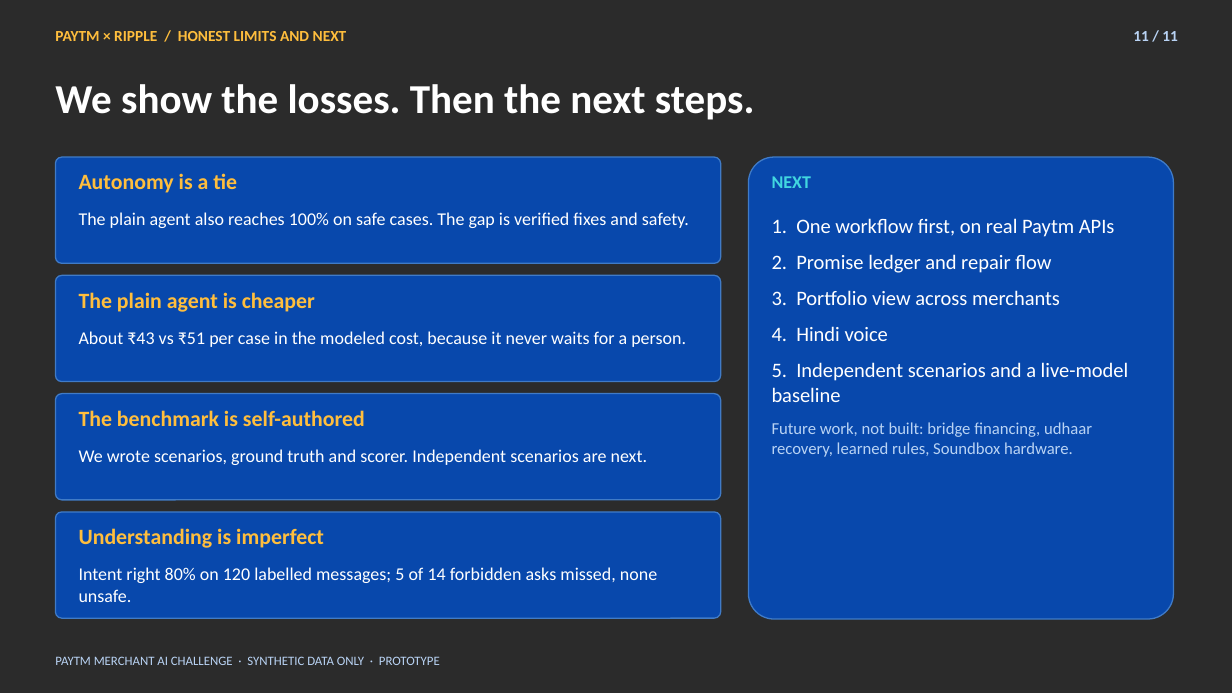
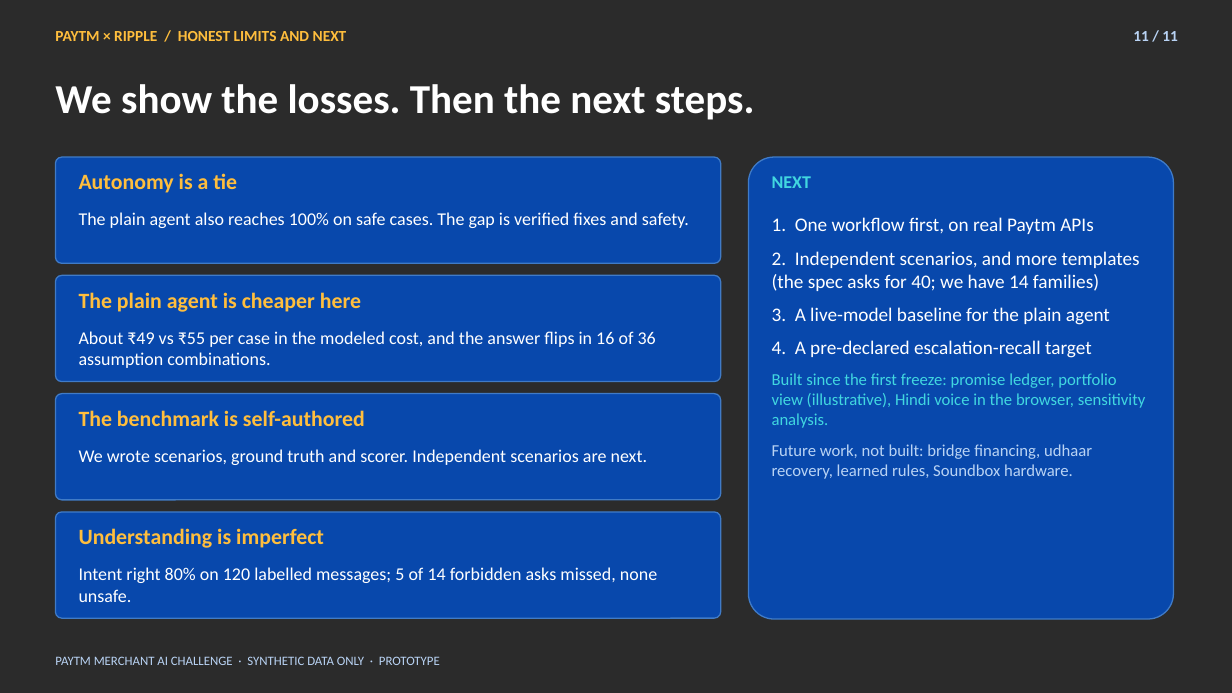
Before and after one commit to anshgupta-456/ripple, a slide deck: slide 11 of docs/RIPPLE_Pitch_Deck_v3.pptx. Drawn at 1232x693 pixels with LibreOffice and Linux fonts; fonts in the diff are those of the drawing; background and template pictures are left out; a plain dark background stands for a picture behind light text. Boxes give left, top, right and bottom in pixels: in the first picture for what was removed or moved away, otherwise in the second. Text is boxed around its words. In the diff, an @@ line names an element or a change of style, - is before the commit and + after.

```diff
--- a/docs/RIPPLE_Pitch_Deck_v3.pptx
+++ b/docs/RIPPLE_Pitch_Deck_v3.pptx
@@ text at (772,217,1093,479): size 16 to 15 pt in "1. One workflow first, on real Paytm ..."; less space between paragraphs @@
@@ text at (772,251,1146,428): text changed; size 16 to 15 pt @@
-2. Promise ledger and repair flow
-3. Portfolio view across merchants
-4. Hindi voice
-5. Independent scenarios and a live-model baseline
+2. Independent scenarios, and more templates (the spec asks for 40; we have 14 families)
+3. A live-model baseline for the plain agent
+4. A pre-declared escalation-recall target
+Built since the first freeze: promise ledger, portfolio view (illustrative), Hindi voice in the browser, sensitivity analysis.
@@ text at (79,292,361,312): text changed @@
-The plain agent is cheaper
+The plain agent is cheaper here
@@ text at (79,331,656,368): text changed @@
-About ₹43 vs ₹51 per case in the modeled cost, because it never waits for a person.
+About ₹49 vs ₹55 per case in the modeled cost, and the answer flips in 16 of 36 assumption combinations.
```
Also in this commit, not shown: 3 other slides changed.
